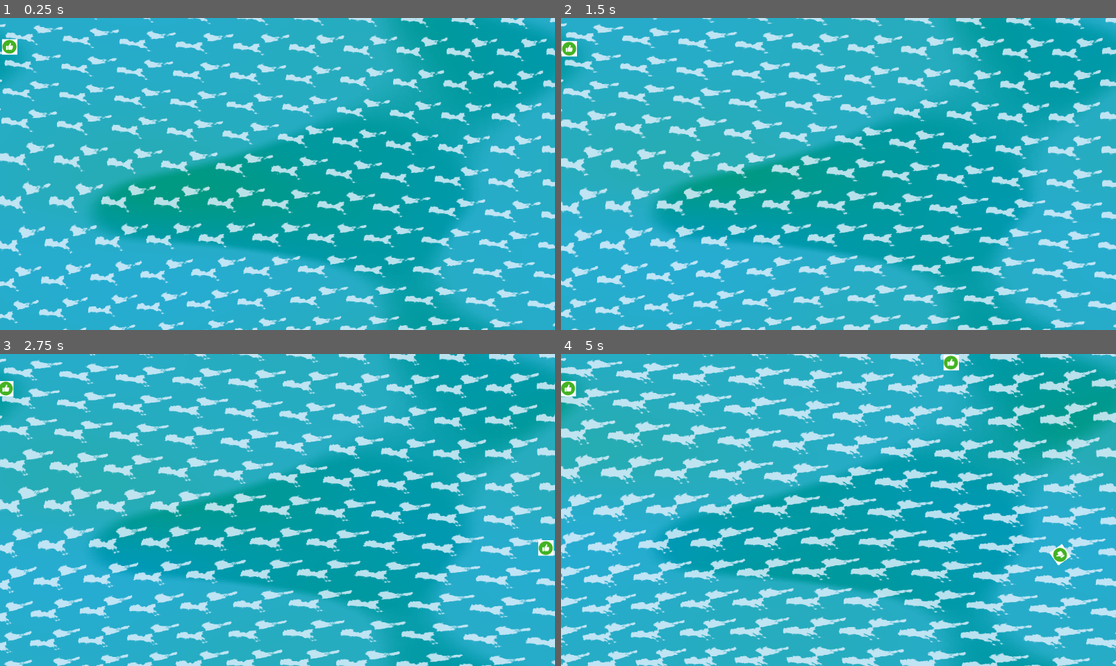
Above: before the commit, frames 1-4 (two rows, left to right).
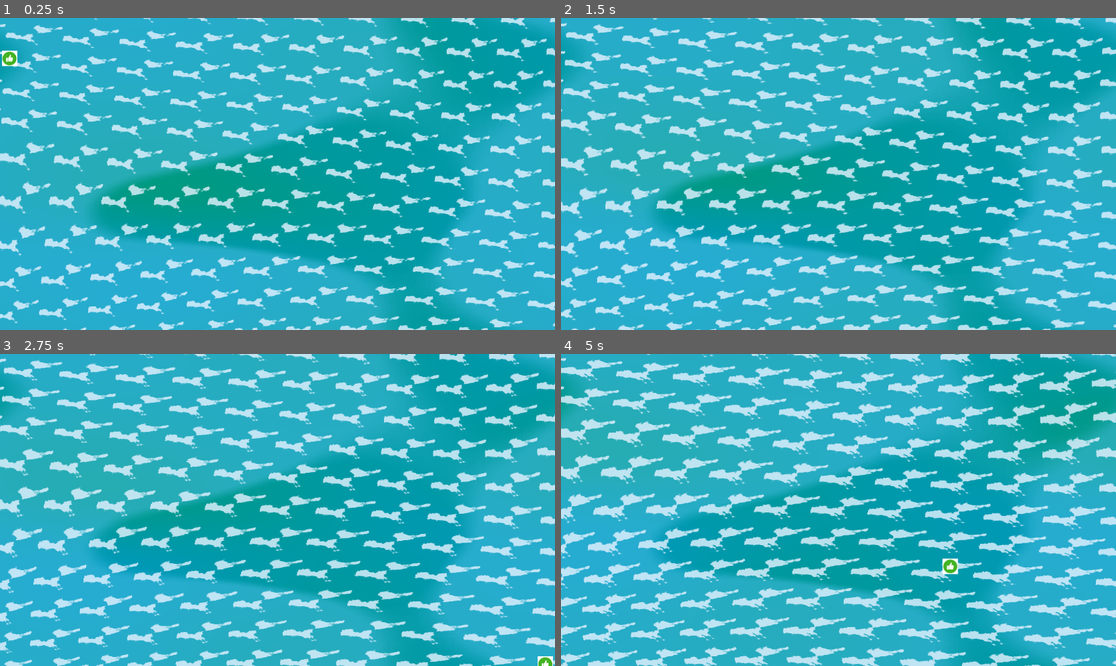
Above: after the commit, the same moments.

Repository: Of-Machines-and-Men/flotscum
Game: Godot game, scene res://scenes/levels/game_world.tscn
Same seed, same stepped clock (60 frames per second), same inputs: the game is played once before the commit and once after it.
Inputs (mouse positions are in pixels of both pictures, inside the frame that each line leads up to):
- Up to frame 1 (0.25 s): no input
- Up to frame 2 (1.5 s): move the mouse to (960, 158) at 0.52 s; hold D (moveright) 0.53-1.28 s; move the mouse to (727, 189) at 1.27 s; hold S (movedown) from 1.28 s (still down)
- Up to frame 3 (2.75 s): move the mouse to (333, 441) at 2.02 s; release S (movedown) at 2.03 s; hold D (moveright) from 2.03 s (still down)
- Up to frame 4 (5 s): move the mouse to (810, 572) at 2.77 s; release D (moveright) at 2.78 s; hold W (moveup) 2.78-3.53 s; move the mouse to (1005, 556) at 3.52 s; hold A (moveleft) from 3.53 s (still down); move the mouse to (672, 463) at 4.27 s

The runs differ from the first frame. In frame 1, 0.2% of the frame differs, in the area x 0-4%, y 6-16%; in frame 2, 0.1%; in frame 3, 0.4%; in frame 4, 0.6%, in the area x 0-100%, y 0-71%.
Error after the commit: Parse Error: Could not resolve class "Collectible". (res://scenes/entities/collectible/structural/structural_collectible.gd:1)

Commit message:
First commit for rebase

Diff:
--- a/scripts/playercharacter/movement.gd
+++ b/scripts/playercharacter/movement.gd
@@ -1,3 +1,4 @@
+class_name Entity
 extends RigidBody2D
 
 @export var thrust_force: float = 2000.0
--- /dev/null
+++ b/scripts/playercharacter/player.gd
@@ -0,0 +1,4 @@
+extends Entity
+
+func _physics_process(_delta):
+	var direction = get_mouse_orientation()
Not shown, added: scripts/playercharacter/player.gd.uid
